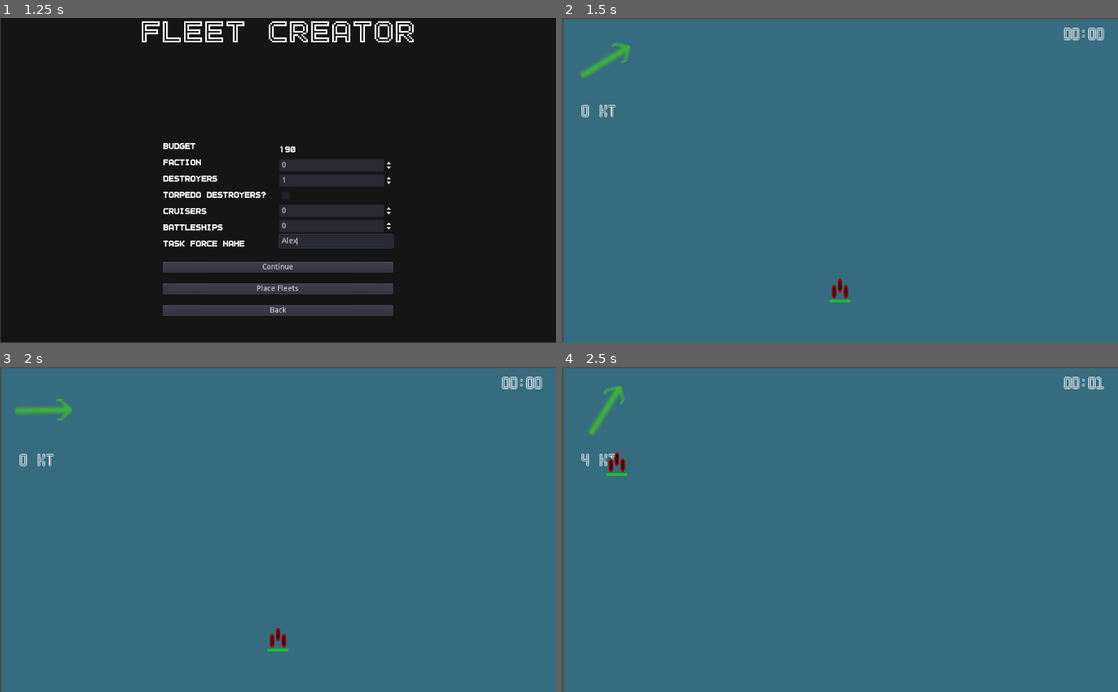
Above: before the commit, frames 1-4 (two rows, left to right).
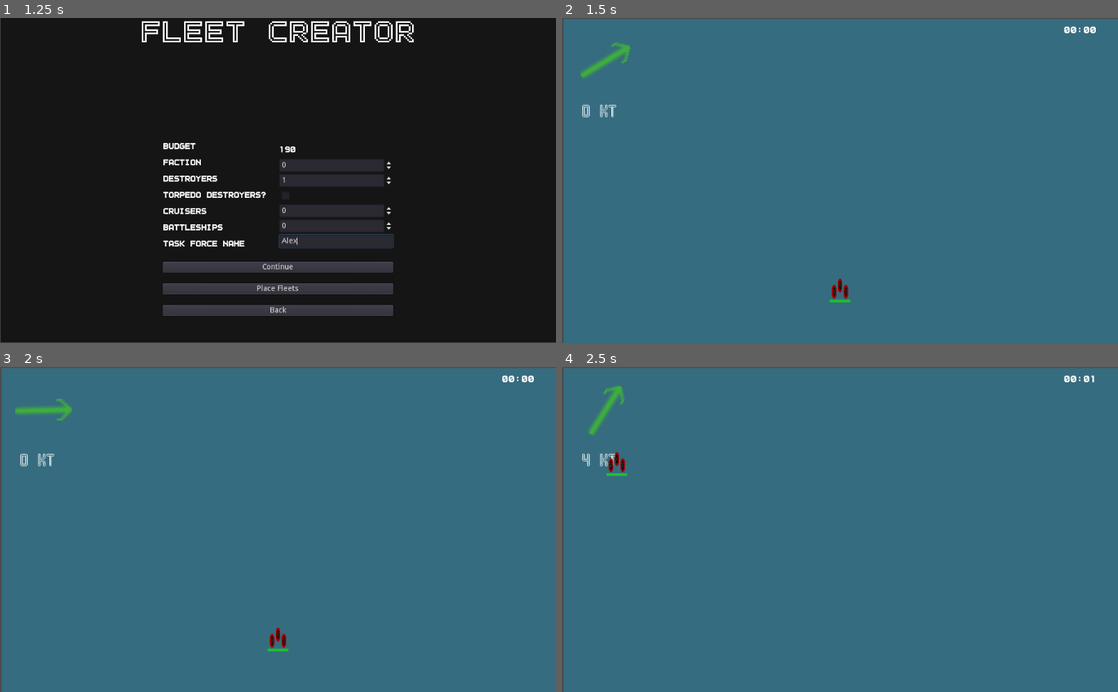
Above: after the commit, the same moments.

Repository: peter-shaw-benson/naval-game
Game: Godot game, scene res://gui/AdvancedFleetMaker.tscn
Same seed, same stepped clock (60 frames per second), same inputs: the game is played once before the commit and once after it. This scene is started directly instead of the project's main scene.
Inputs (mouse positions are in pixels of both pictures, inside the frame that each line leads up to):
- Up to frame 1 (1.25 s): click (333, 242) at 0.52 s; type "Alex" at 0.6 s
- Up to frame 2 (1.5 s): click "Place Fleets" at 1.25 s
- Up to frame 3 (2 s): no input
- Up to frame 4 (2.5 s): move the mouse to (617, 461) at 2.02 s; hold X (bomb) from 2.03 s (still down); click (617, 461) at 2.17 s

Frame 1 is identical in both runs. In frame 2, 0.3% of the frame differs, in the area x 3-98%, y 2-31%; in frame 3, 0.3%; in frame 4, 0.3%.

Commit message:
damage popups

Diff:
--- a/Entities/Entity.gd
+++ b/Entities/Entity.gd
@@ -1,4 +1,6 @@
 extends Node
+
+signal hit_subsystem(type)
 
 # Navigation Variables
 var speed: int
--- a/Entities/Ships/Ship.gd
+++ b/Entities/Ships/Ship.gd
@@ -54,39 +54,45 @@
 
 		# special conditions:
 		if accuracy_roll <= (module_hit_chances["battery"] * total_accuracy):
-			print("hit battery")
+			#print("hit battery")
 			damage_result *= 2
 
 			# remove a weapon
 			weapons_list.remove(randi() % weapons_list.size())
 
+			emit_signal("hit_subsystem", "battery")
+
 
 		# decreases turn weight on rudder hit
 		elif accuracy_roll <= (module_hit_chances["rudder"] * total_accuracy)\
 		and not damaged_rudder:
-			print("hit rudder")
+			#print("hit rudder")
 			damage_result *= 1.2
 
 			# decrease turn speed
 			self.turn_weight = self.turn_weight / 2
 
 			damaged_rudder = true
+			emit_signal("hit_subsystem", "rudder")
+
 		# decreases speed on engine hit
 		elif accuracy_roll <= (module_hit_chances["engine"] * total_accuracy)\
 		and not damaged_engine:
-			print("hit engine")
+			#print("hit engine")
 			damage_result *= 1.5
 
 			# decrease turn speed
 			self.speed = self.speed * 0.9
 
 			damaged_engine = true
+			emit_signal("hit_subsystem", "engine")
 
 		elif accuracy_roll <= (module_hit_chances["armor"] * total_accuracy):
-			print("hit armor")
+			#print("hit armor")
 			damage_result *= 1.2
 
 			self.armor *= 0.8
+			emit_signal("hit_subsystem", "armor")
 
 		damage_result *= range_factor_damage
 
--- a/Game Map/Map 2.tscn
+++ b/Game Map/Map 2.tscn
@@ -13,14 +13,11 @@
 [ext_resource path="res://Game Map/WindSpeed.gd" type="Script" id=11]
 [ext_resource path="res://Game Map/WindBox.gd" type="Script" id=12]
 [ext_resource path="res://Squad/Carrier/Carrier.tscn" type="PackedScene" id=13]
-[ext_resource path="res://fonts/outline-pixel7/outline_pixel-7_solid.ttf" type="DynamicFontData" id=14]
+[ext_resource path="res://fonts/basic_font2.tres" type="DynamicFont" id=14]
 
 [sub_resource type="DynamicFont" id=1]
 size = 36
 font_data = ExtResource( 6 )
-
-[sub_resource type="DynamicFont" id=2]
-font_data = ExtResource( 14 )
 
 [node name="Main" type="Node"]
 pause_mode = 2
@@ -57,8 +54,11 @@
 margin_top = 13.636
 margin_right = -0.292847
 margin_bottom = 53.636
-custom_fonts/normal_font = SubResource( 1 )
+custom_fonts/normal_font = ExtResource( 14 )
 text = "12:20"
+__meta__ = {
+"_edit_use_anchors_": false
+}
 
 [node name="Ship Funeral" type="PopupPanel" parent="."]
 anchor_top = 1.0
@@ -100,9 +100,9 @@
 }
 
 [node name="SquadInfo" type="RichTextLabel" parent="SquadSelected"]
-anchor_left = 0.5
+anchor_left = 0.498508
 anchor_top = 0.487809
-anchor_right = 0.5
+anchor_right = 0.498508
 anchor_bottom = 0.487809
 margin_left = -233.0
 margin_top = -34.5369
@@ -110,7 +110,7 @@
 margin_bottom = 36.4631
 size_flags_horizontal = 3
 size_flags_vertical = 3
-custom_fonts/normal_font = SubResource( 2 )
+custom_fonts/normal_font = ExtResource( 14 )
 text = "Health"
 __meta__ = {
 "_edit_use_anchors_": false
@@ -139,10 +139,10 @@
 texture = ExtResource( 10 )
 
 [node name="WindSpeedText" type="RichTextLabel" parent="WindBox"]
-anchor_left = 0.999309
-anchor_top = 0.00117851
-anchor_right = 0.999309
-anchor_bottom = 0.00117851
+anchor_left = 1.00352
+anchor_top = 0.00117849
+anchor_right = 1.00352
+anchor_bottom = 0.00117849
 margin_left = -131.884
 margin_top = 155.783
 margin_right = -1.88391
@@ -151,6 +151,9 @@
 text = "0 kt"
 fit_content_height = true
 script = ExtResource( 11 )
+__meta__ = {
+"_edit_use_anchors_": false
+}
 
 [node name="PauseMenu" parent="." instance=ExtResource( 5 )]
 pause_mode = 2
--- a/Squad/Carrier/Carrier.tscn
+++ b/Squad/Carrier/Carrier.tscn
@@ -18,18 +18,18 @@
 
 [sub_resource type="SpriteFrames" id=2]
 animations = [ {
+"frames": [ ExtResource( 6 ), ExtResource( 8 ), ExtResource( 7 ) ],
+"loop": true,
+"name": "carrier_clicked",
+"speed": 5.0
+}, {
 "frames": [ ExtResource( 1 ), ExtResource( 4 ), ExtResource( 5 ) ],
 "loop": true,
 "name": "carrier_basic",
 "speed": 5.0
-}, {
-"frames": [ ExtResource( 6 ), ExtResource( 8 ), ExtResource( 7 ) ],
-"loop": true,
-"name": "carrier_clicked",
-"speed": 5.0
 } ]
 
-[sub_resource type="StyleBoxFlat" id=4]
+[sub_resource type="StyleBoxFlat" id=3]
 bg_color = Color( 0.12549, 0.12549, 0.12549, 1 )
 
 [node name="Carrier" type="Area2D"]
--- a/Squad/CombatUnitsWrapper.gd
+++ b/Squad/CombatUnitsWrapper.gd
@@ -360,6 +360,6 @@
 	if len(task_force_name) > 0:
 		squad_text += task_force_name + "\n"
 
-	squad_text += "Health: " + str(get_total_health()) + " Armor: " + str(get_total_armor()) + " Speed: " + str(base_speed)
+	squad_text += "Health: " + str(int(get_total_health())) + " Armor: " + str(int(get_total_armor())) + " Speed: " + str(base_speed)
 
 	return squad_text
--- a/Squad/ShipSquadron.gd
+++ b/Squad/ShipSquadron.gd
@@ -21,6 +21,8 @@
 
 	# Combat Variables:
 	get_node("ShotTimer").wait_time = GameState.get_combatPace()
+	get_node("Condition Popup").wait_time = GameState.get_combatPace() * 0.8
+
 	self.weapon_dict = construct_weapon_dict()
 
 	self.scale = Vector2(0.6, 0.6)
@@ -39,6 +41,9 @@
 	get_node("IslandCollision").disabled = true
 
 	self.deselect()
+
+	for ship in units:
+		connect("hit_subsystem", self, "on_subsystem_damage")
 
 func handle_right_click(placement):
 	if selected:
@@ -127,6 +132,20 @@
 
 	get_node("HealthBar").value = lerp(get_node("HealthBar").value, get_total_health(), get_process_delta_time())
 
+	var popup_location = Vector2(
+		global_position.x + 20,
+		global_position.y - 20
+	)
+
+	get_node("PopupHealth").rect_position = popup_location
+
+	var popup_location2 = Vector2(
+		global_position.x + 20,
+		global_position.y
+	)
+
+	get_node("PopupConditions").rect_position = popup_location
+
 func construct_weapon_dict():
 	weapon_dict = {}
 
@@ -167,6 +186,7 @@
 	current_enemy_squadron = null
 
 	get_node("ShotTimer").stop()
+	get_node("PopupHealth").hide()
 
 	#print(self.ships)
 
@@ -211,6 +231,9 @@
 
 		self.weapon_dict = construct_weapon_dict()
 
+		if self.faction == GameState.get_playerFaction():
+			self.show_attack_damage(get_node("HealthBar").value, get_total_health())
+
 	emit_signal("update_squad_info", get_squad_info())
 
 func shoot_guns(weapon_shooting_list, enemy_squadron):
@@ -225,3 +248,42 @@
 	for f in weapon_dict:
 		if current_shot_count % int(f) == 0:
 			shoot_guns(weapon_dict[f], current_enemy_squadron)
+
+func show_attack_damage(old_health, new_health):
+	#print("showing attack damage: " + str(old_health) + "\t" + str(new_health))
+	var damage = int(old_health - new_health)
+	var damage_str = "-" + str(damage)
+
+	#print("showing health popup")
+	var popup_location = Vector2(
+		global_position.x + 20,
+		global_position.y - 20
+	)
+
+	get_node("PopupHealth").show()
+	get_node("PopupHealth").rect_position = popup_location
+	get_node("PopupHealth/HealthText").text = damage_str
+
+	get_node("Condition Popup").start()
+
+func on_subsystem_damage(type):
+	print("subsystem damaged:" + type)
+
+	var popup_location = Vector2(
+		global_position.x + 20,
+		global_position.y
+	)
+
+	var condition_str = type.to_upper()
+
+	get_node("PopupConditions").show()
+	get_node("PopupConditions").rect_position = popup_location
+	get_node("PopupConditions/ConditionText").text = condition_str
+
+	get_node("Condition Popup").start()
+
+
+func _on_Condition_Popup_timeout():
+	#print("hiding health popup")
+	get_node("PopupHealth").hide()
+	get_node("PopupConditions").hide()
--- a/Squad/Squadron.tscn
+++ b/Squad/Squadron.tscn
@@ -8,6 +8,7 @@
 [ext_resource path="res://art/Squadron Sprites 2/sprite_3.png" type="Texture" id=6]
 [ext_resource path="res://art/Squadron Sprites 2/sprite_5.png" type="Texture" id=7]
 [ext_resource path="res://Miscellaneous/Detection Area.tscn" type="PackedScene" id=8]
+[ext_resource path="res://fonts/basic_font2.tres" type="DynamicFont" id=9]
 
 [sub_resource type="SpriteFrames" id=1]
 animations = [ {
@@ -84,5 +85,57 @@
 
 [node name="ShotTimer" type="Timer" parent="."]
 wait_time = 0.5
+
+[node name="PopupHealth" type="Popup" parent="."]
+visible = true
+margin_left = 27.0
+margin_top = -30.0
+margin_right = 127.0
+margin_bottom = -5.0
+__meta__ = {
+"_edit_use_anchors_": false
+}
+
+[node name="HealthText" type="RichTextLabel" parent="PopupHealth"]
+anchor_right = 1.0
+anchor_bottom = 1.0
+margin_left = 4.59619
+margin_top = -0.176773
+margin_right = 4.59619
+margin_bottom = -0.176773
+custom_fonts/normal_font = ExtResource( 9 )
+custom_colors/default_color = Color( 0.737255, 0.145098, 0.145098, 1 )
+text = "-10"
+scroll_active = false
+__meta__ = {
+"_edit_use_anchors_": false
+}
+
+[node name="PopupConditions" type="Popup" parent="."]
+visible = true
+margin_left = 31.0
+margin_top = -1.0
+margin_right = 168.0
+margin_bottom = 28.0
+__meta__ = {
+"_edit_use_anchors_": false
+}
+
+[node name="ConditionText" type="RichTextLabel" parent="PopupConditions"]
+anchor_top = 0.0121915
+anchor_right = 1.0
+anchor_bottom = 1.01219
+custom_fonts/normal_font = ExtResource( 9 )
+custom_colors/default_color = Color( 0.603922, 0.145098, 0.666667, 1 )
+text = "Armor"
+scroll_active = false
+__meta__ = {
+"_edit_use_anchors_": false
+}
+
+[node name="Condition Popup" type="Timer" parent="."]
+wait_time = 2.0
+one_shot = true
 [connection signal="area_entered" from="." to="." method="_on_Squadron_area_entered"]
 [connection signal="timeout" from="ShotTimer" to="." method="_on_ShotTimer_timeout"]
+[connection signal="timeout" from="Condition Popup" to="." method="_on_Condition_Popup_timeout"]
--- /dev/null
+++ b/fonts/basic_font2.tres
@@ -0,0 +1,7 @@
+[gd_resource type="DynamicFont" load_steps=2 format=2]
+
+[ext_resource path="res://fonts/outline-pixel7/outline_pixel-7_solid.ttf" type="DynamicFontData" id=1]
+
+[resource]
+size = 18
+font_data = ExtResource( 1 )
Not shown: 1 places in Game Map/Map 2.tscn that only renumber resources
Not shown: 3 places in Squad/Carrier/Carrier.tscn that only renumber resources
Not shown: 1 places in Squad/Squadron.tscn that only renumber resources
